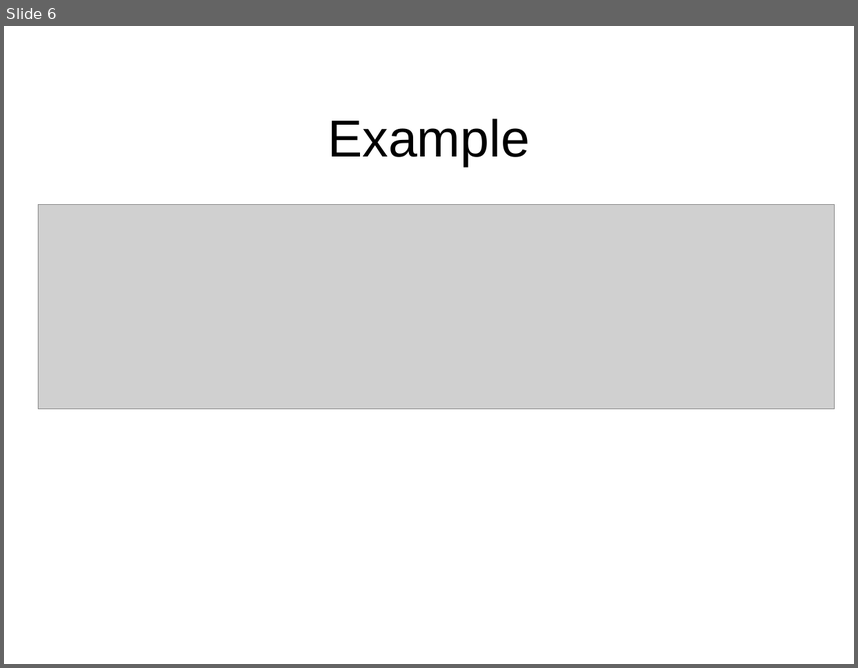
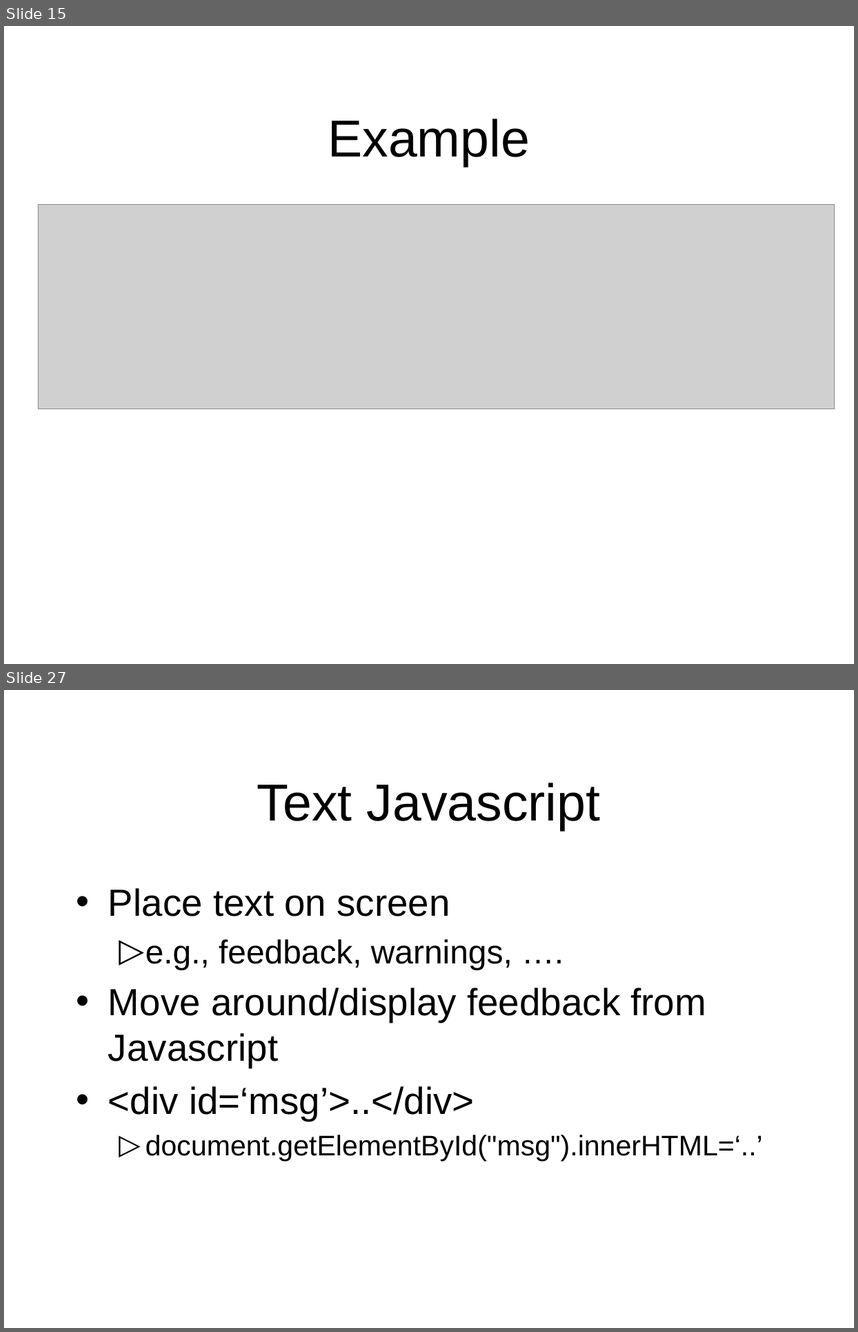
Before and after one commit to octaviordz/zjnu2017.github.io, a slide deck: WAD/lectures/120--Javascript.Events.pptx. Shown one above the other, each under a label of ours: slide 6 before the commit, slides 15 and 27 after it; the slides between them are not shown. The pictures are 858x668 and 858x1332 pixels, drawn with LibreOffice and Linux fonts; fonts in the diff are those of the drawing; grey boxes stand for pictures. Boxes give left, top, right and bottom in pixels: in the first picture for what was removed or moved away, otherwise in the second. Text is boxed around its words. In the diff, an @@ line names an element or a change of style, - is before the commit and + after.

Commit message:
Javascript examples.

```diff
--- a/WAD/lectures/120--Javascript.Events.pptx
+++ b/WAD/lectures/120--Javascript.Events.pptx
@@ slide 27 added at [4, 690, 854, 1328], background #FFFFFF @@
@@ title added at [257, 782, 601, 830], 44 pt, text #000000 @@
+Text Javascript
@@ text added at [108, 888, 763, 1161], 32 pt, text #000000 @@
+• Place text on screen
+  ▷ e.g., feedback, warnings, ….
+• Move around/display feedback from Javascript
+• <div id=‘msg’>..</div>
+  ▷ document.getElementById("msg").innerHTML=‘..’
@@ what was slide 6 is now slide 15 @@
```
Also in this commit, not shown: 5 slides changed, 29 other slides added, 2 other files.
